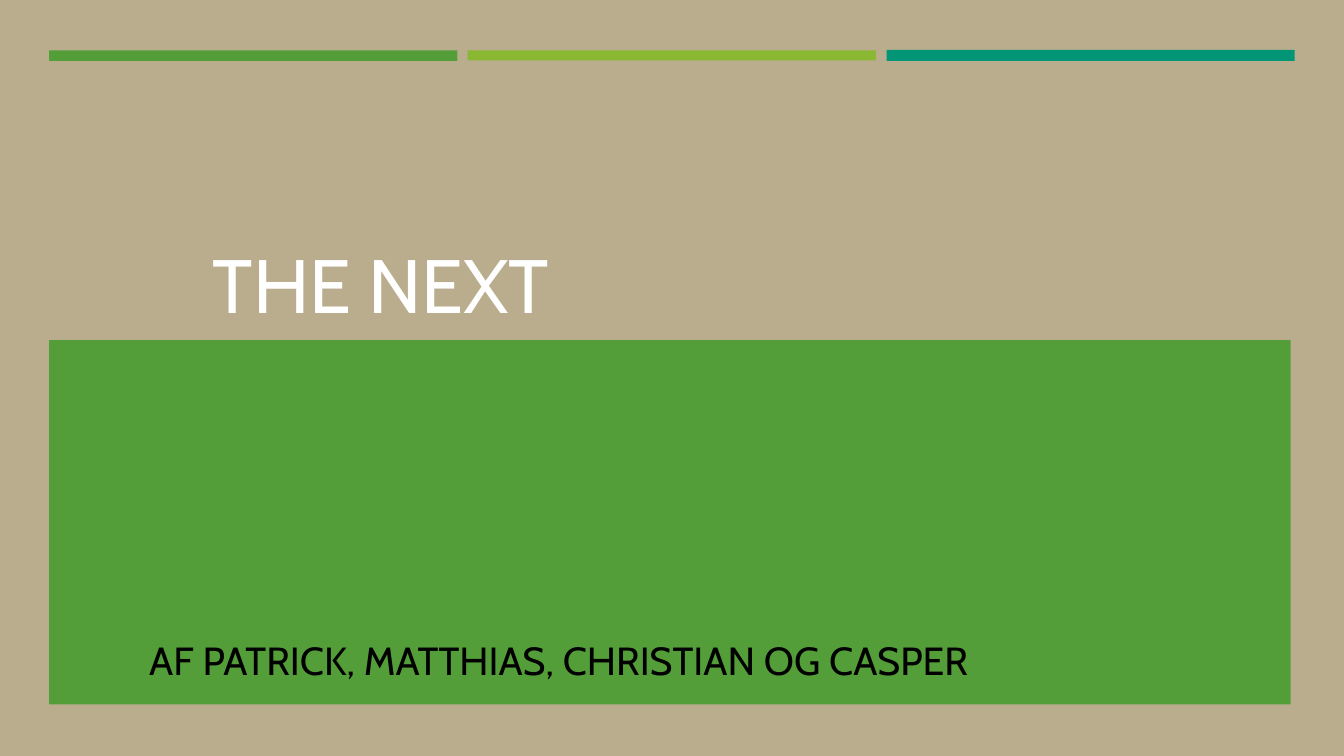
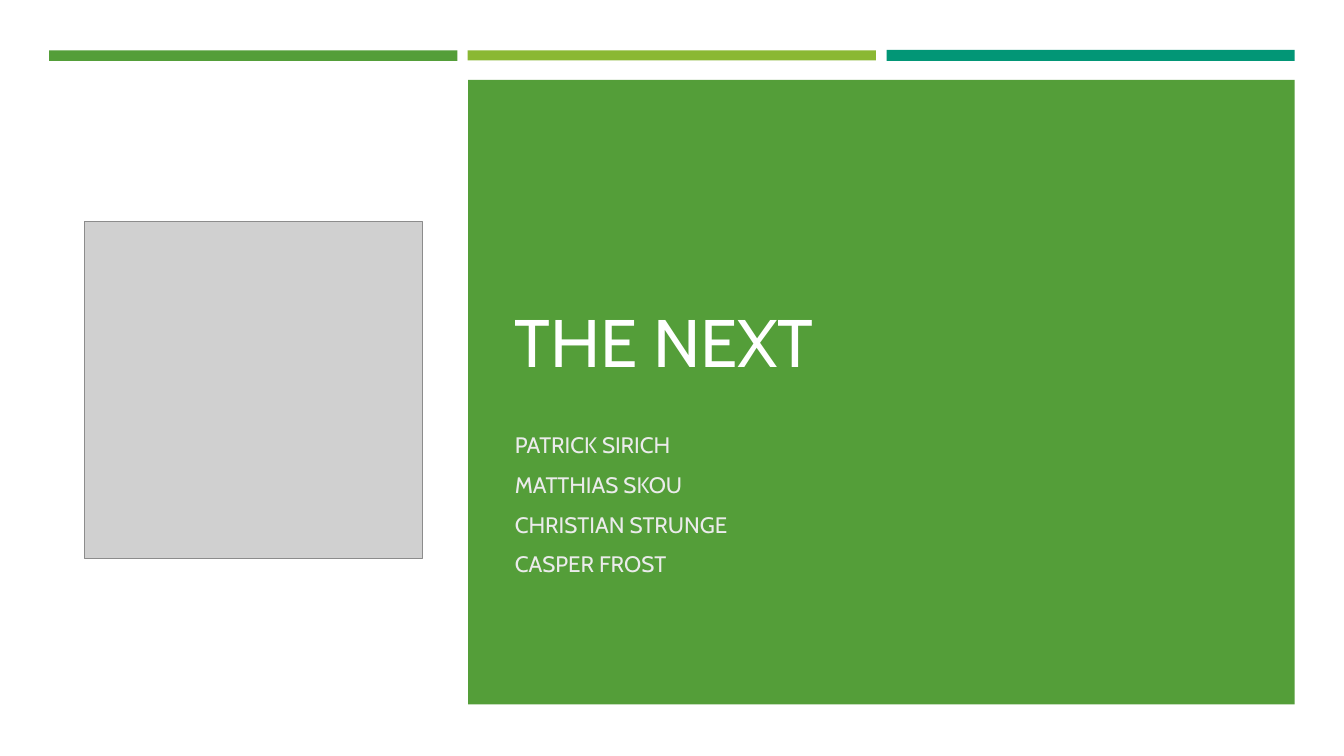
Before and after one commit to C-Strunge/3.SemesterSWD-Eksamen.Final, a slide deck: slide 1 of The Next præsentation.pptx. Drawn at 1344x756 pixels with LibreOffice and Linux fonts; fonts in the diff are those of the drawing; grey boxes stand for pictures. Boxes give left, top, right and bottom in pixels: in the first picture for what was removed or moved away, otherwise in the second. Text is boxed around its words. In the diff, an @@ line names an element or a change of style, - is before the commit and + after.

```diff
--- a/The Next præsentation.pptx
+++ b/The Next præsentation.pptx
@@ background #BAAD8D to #FFFFFF @@
@@ rectangle added at (0,71,1344,756), fill #FFFFFF @@
@@ rectangle added at (468,80,1295,705), fill #549E39 @@
@@ title "THE NEXT": place and size @@
-title "THE NEXT" at (213,260,549,313)
+title "THE NEXT" at (515,320,814,367)
@@ title "THE NEXT" at (515,320,814,367): size 54 to 48 pt; vertical alignment middle to bottom @@
@@ picture added at (85,222,422,560) @@
@@ rectangle removed at (49,340,1292,704) @@
@@ subtitle "PATRICK SIRICH" at (515,437,728,573): vertical alignment middle to top @@
@@ subtitle at (515,437,728,573): text changed; size 28 to 16 pt; text colour #000000 to #EBEBEB @@
-AF PATRICK, MATTHIAS, CHRISTIAN OG CASPER
+PATRICK SIRICH
+MATTHIAS SKOU
+CHRISTIAN STRUNGE
+CASPER FROST
```
Also in this commit, not shown: 5 other slides changed.
